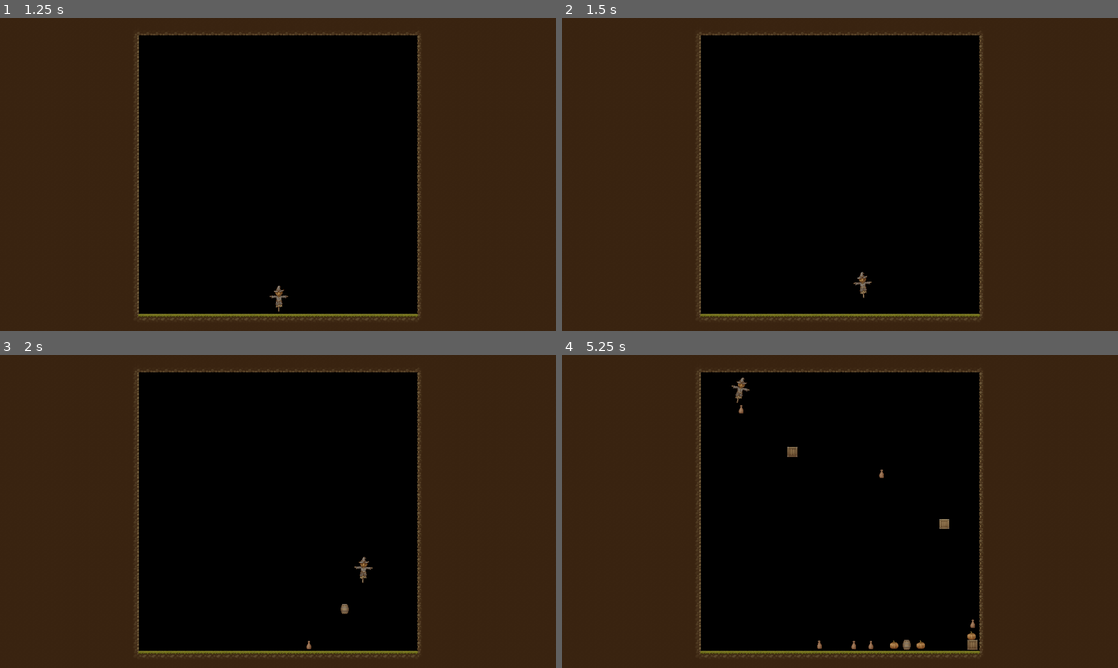
Above: before the commit, frames 1-4 (two rows, left to right).
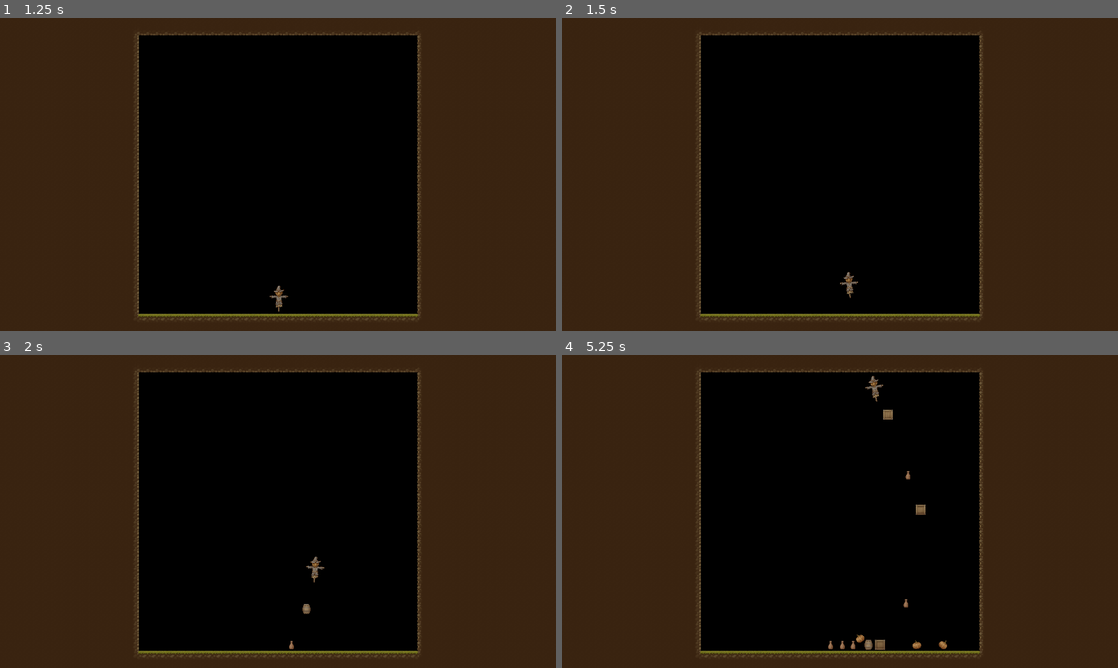
Above: after the commit, the same moments.

Repository: adudewithapc/piktiv-autumn-game-jam-2024
Game: Godot game, scene res://Scenes/Menu.tscn
Same seed, same stepped clock (60 frames per second), same inputs: the game is played once before the commit and once after it.
Inputs:
- Up to frame 1 (1.25 s): click "Play" at 0.5 s
- Up to frame 2 (1.5 s): hold Right (first_move_right) from 1.28 s (still down); tap Space (jump) at 1.35 s
- Up to frame 3 (2 s): keep holding Right (first_move_right); tap Space (jump) at 1.52, 1.82 s
- Up to frame 4 (5.25 s): release Right (first_move_right) at 2.03 s; hold Left (first_move_left) 2.03-2.78 s; tap Space (jump) at 2.1, 2.27, 2.57, 2.85, 3.6, 3.77, 4.07, 4.35, 4.52, 4.82, 5.1 s; hold Right (first_move_right) 2.78-4.28 s; hold Left (first_move_left) from 4.28 s (still down)

Frame 1 is identical in both runs. In frame 2, 0.2% of the frame differs, in the area x 50-56%, y 81-90%; in frame 3, 0.3%; in frame 4, 1.0%, in the area x 30-75%, y 6-95%.

Commit message:
Player no longer jumps relative to itself

Diff:
--- a/Scenes/Player.tscn
+++ b/Scenes/Player.tscn
@@ -18,7 +18,7 @@
 script = ExtResource("1_fyyni")
 jump_height = 500.0
 down_spawn_offset = 65.0
-speed = 500.0
+speed = 200.0
 
 [node name="CollisionShape2D" type="CollisionShape2D" parent="."]
 position = Vector2(0.5, 0.5)
--- a/Scripts/Player.gd
+++ b/Scripts/Player.gd
@@ -27,7 +27,7 @@
 
 func jump():
 	linear_velocity.y = 0
-	var jump_impulse := -transform.y * jump_height
+	var jump_impulse := Vector2.UP * jump_height
 	apply_impulse(jump_impulse)
 
 func is_on_ground() -> bool:
